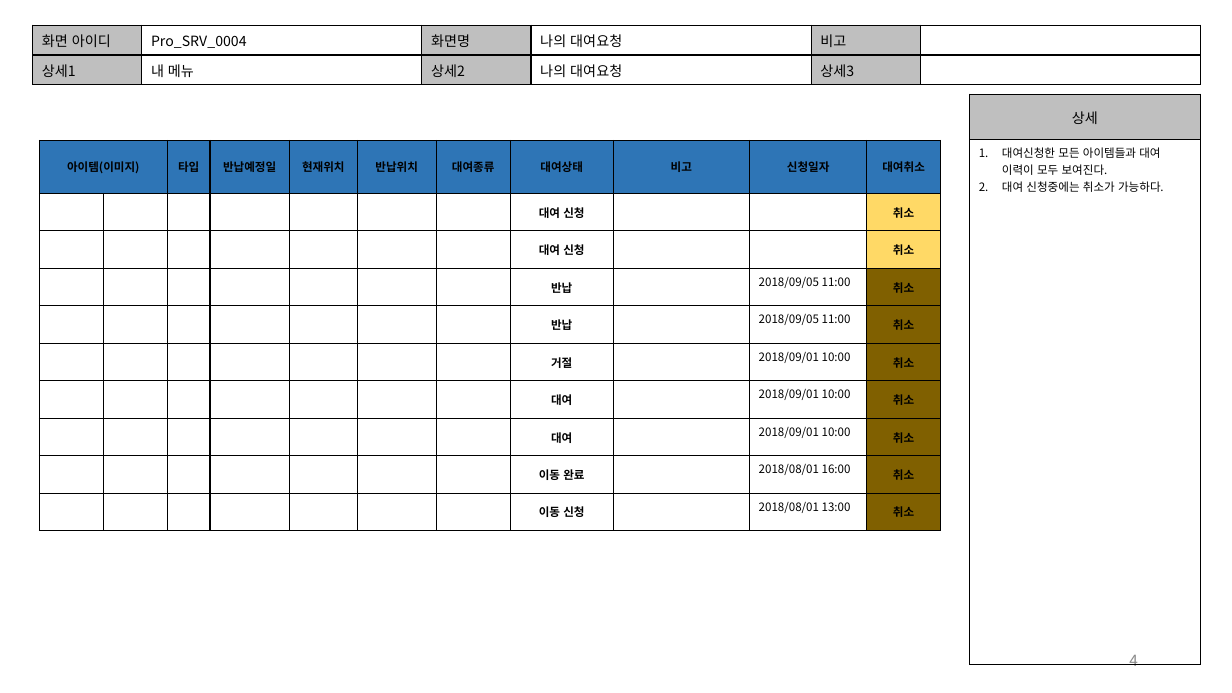
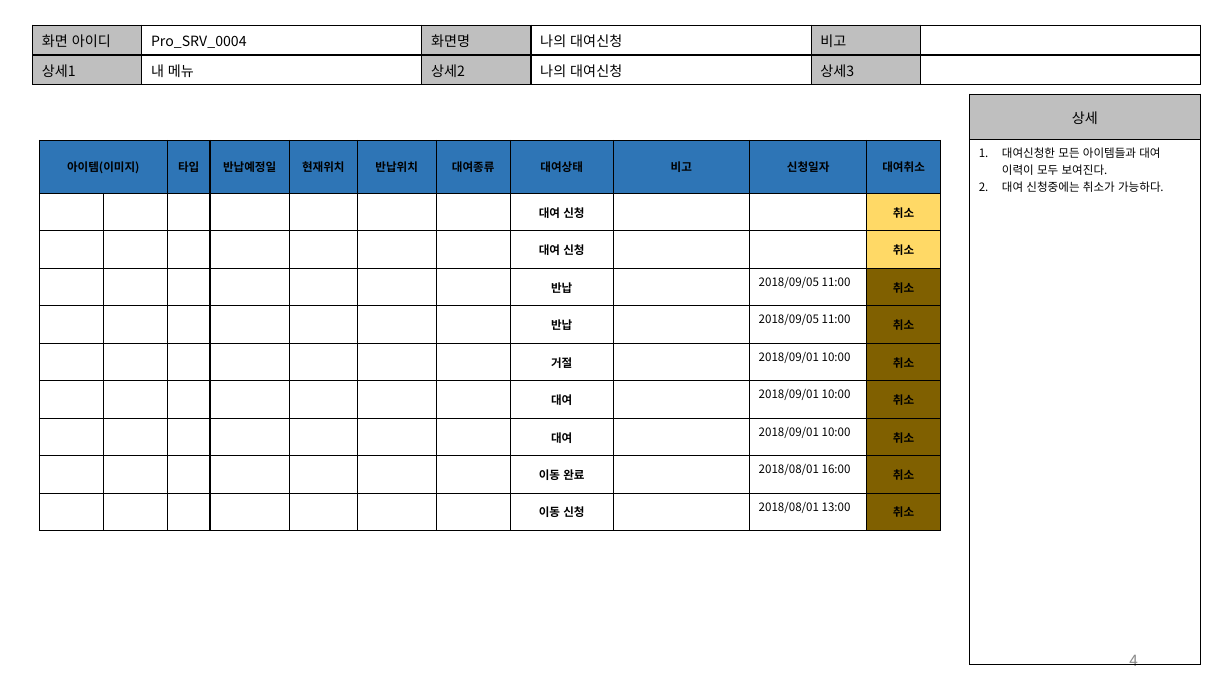
Before and after one commit to dongkeon-oh/toybox, a slide deck: slide 4 of toybox/src/main/resources/doc/04. UI 설계서 v1.0.pptx. Drawn at 1232x693 pixels with LibreOffice and Linux fonts; fonts in the diff are those of the drawing. Boxes give left, top, right and bottom in pixels: in the first picture for what was removed or moved away, otherwise in the second. Text is boxed around its words. In the diff, an @@ line names an element or a change of style, - is before the commit and + after.

```diff
--- a/toybox/src/main/resources/doc/04. UI 설계서 v1.0.pptx
+++ b/toybox/src/main/resources/doc/04. UI 설계서 v1.0.pptx
@@ table at box(32, 25, 1200, 81) @@
-row 1, column 4: 나의 대여요청
+row 1, column 4: 나의 대여신청
-row 2, column 4: 나의 대여요청
+row 2, column 4: 나의 대여신청
```
Also in this commit, not shown: 2 other slides changed, 19 other files.
